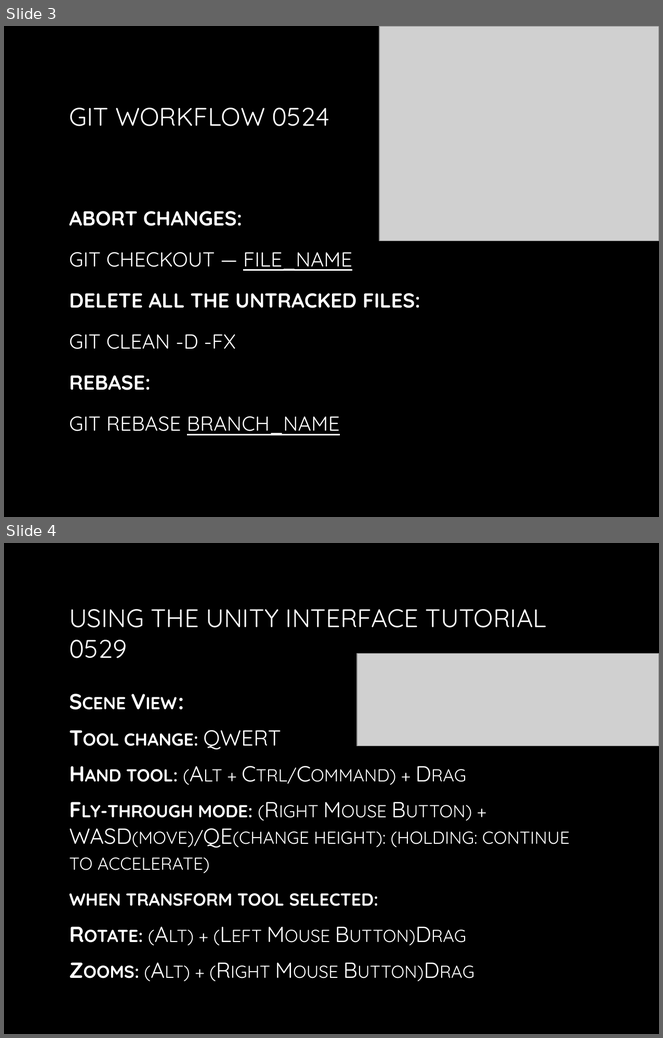
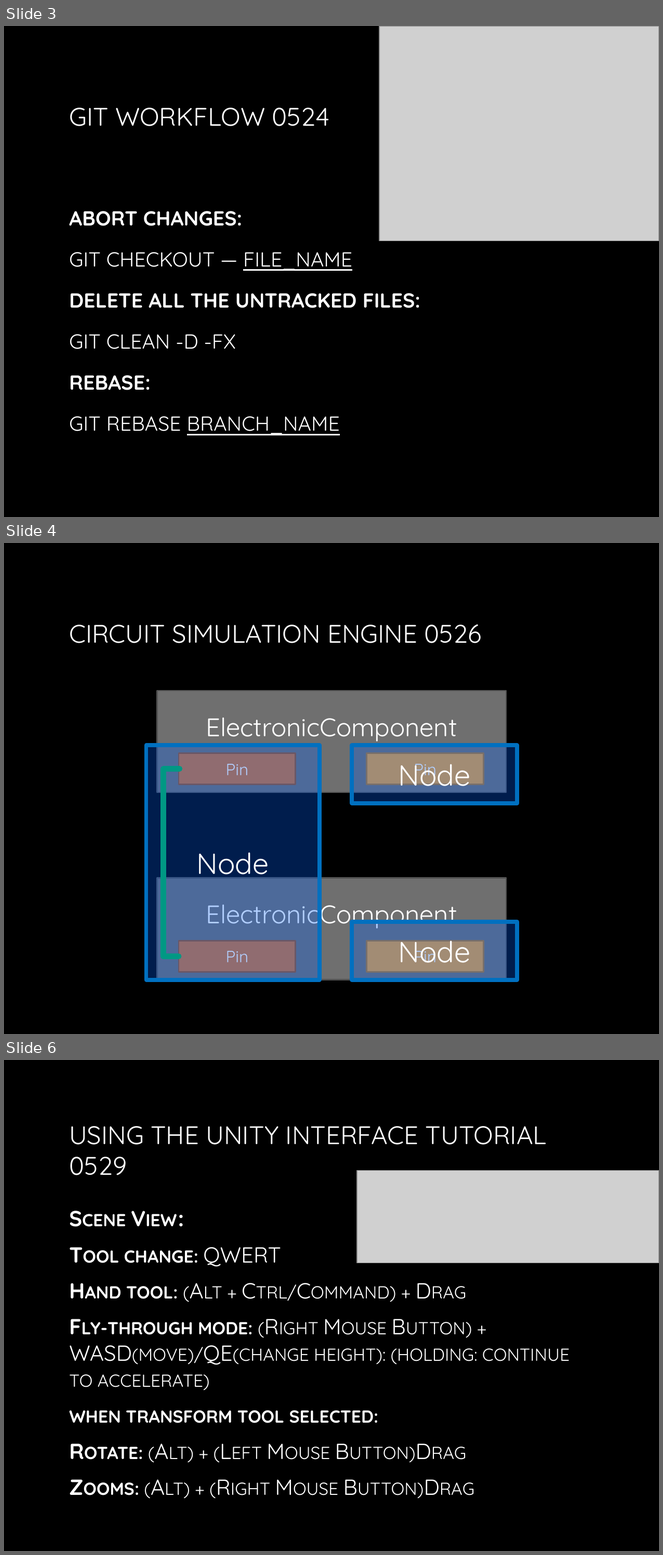
Before and after one commit to fridaymeeting/FridayProjects, a slide deck: 20190531.xingrong.wu.pptx. Shown one above the other, each under a label of ours: slides 3 and 4 before the commit, slides 3, 4 and 6 after it; the slides between them are not shown. The pictures are 663x1038 and 663x1555 pixels, drawn with LibreOffice and Linux fonts; fonts in the diff are those of the drawing; grey boxes stand for pictures; background and template pictures are left out. Boxes give left, top, right and bottom in pixels: in the first picture for what was removed or moved away, otherwise in the second. Text is boxed around its words. In the diff, an @@ line names an element or a change of style, - is before the commit and + after.

```diff
--- a/20190531.xingrong.wu.pptx
+++ b/20190531.xingrong.wu.pptx
@@ slide 4 added at (4, 543, 659, 1034), background picture (left out) @@
@@ title added at (69, 624, 482, 643), 28 pt, text gradient #FFFFFF to #BFBFBF @@
+CIRCUIT SIMULATION ENGINE 0526
@@ rectangle added at (157, 691, 506, 793), fill #6F6F6F, outline #525252 1.5 pt, 28 pt, text #FFFFFF @@
+ElectronicComponent
@@ rectangle added at (146, 745, 320, 980), fill #0061FF at 30% opacity, outline #0070C0 4.5 pt, 32 pt, text #FFFFFF @@
+Node
@@ rectangle added at (352, 745, 517, 804), fill #0061FF at 30% opacity, outline #0070C0 4.5 pt, 32 pt, text #FFFFFF @@
+Node
@@ rectangle added at (179, 753, 296, 785), fill #CF7133, outline #995426 1.5 pt, 18 pt, text #FFFFFF @@
+Pin
@@ rectangle added at (367, 753, 483, 785), fill #E9A039, outline #AC762A 1.5 pt, 18 pt, text #FFFFFF @@
+Pin
@@ elbow line added from (180, 769) to (179, 956), #00B050 6 pt @@
@@ rectangle added at (157, 878, 506, 981), fill #6F6F6F, outline #525252 1.5 pt, 28 pt, text #FFFFFF @@
+ElectronicComponent
@@ rectangle added at (352, 922, 517, 980), fill #0061FF at 30% opacity, outline #0070C0 4.5 pt, 32 pt, text #FFFFFF @@
+Node
@@ rectangle added at (179, 941, 296, 972), fill #CF7133, outline #995426 1.5 pt, 18 pt, text #FFFFFF @@
+Pin
@@ rectangle added at (367, 941, 483, 972), fill #E9A039, outline #AC762A 1.5 pt, 18 pt, text #FFFFFF @@
+Pin
@@ what was slide 4 is now slide 6 @@
```
Also in this commit, not shown: 1 slide changed, 1 other slide added.
